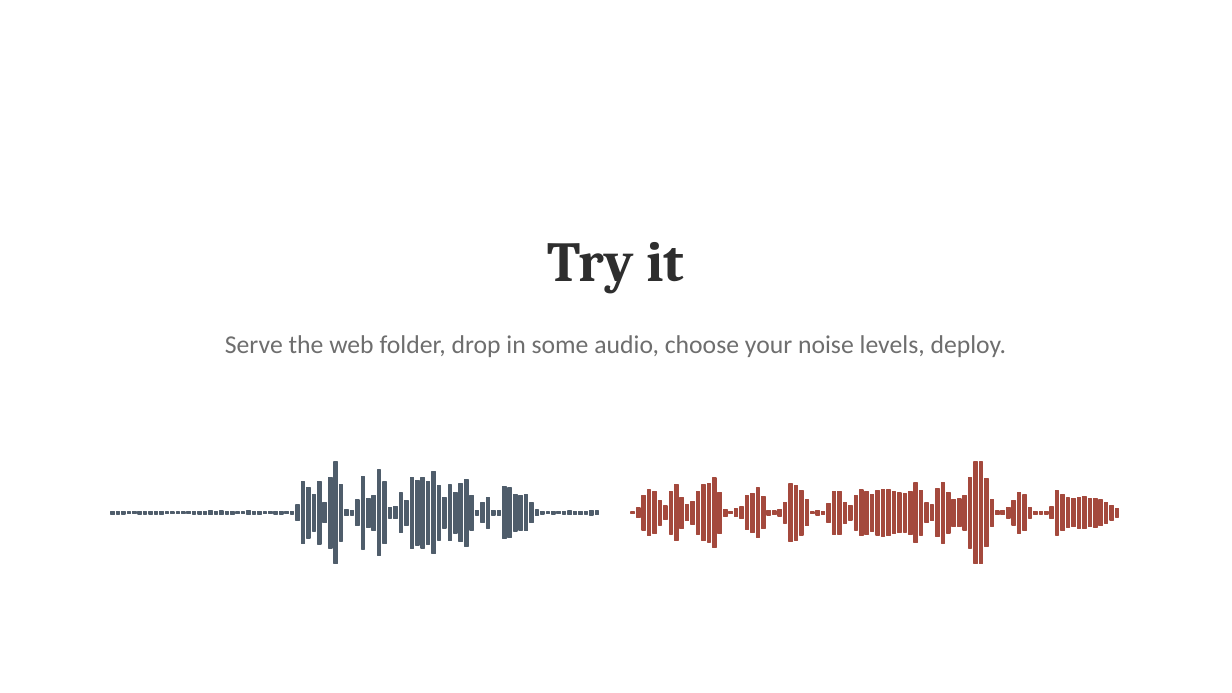
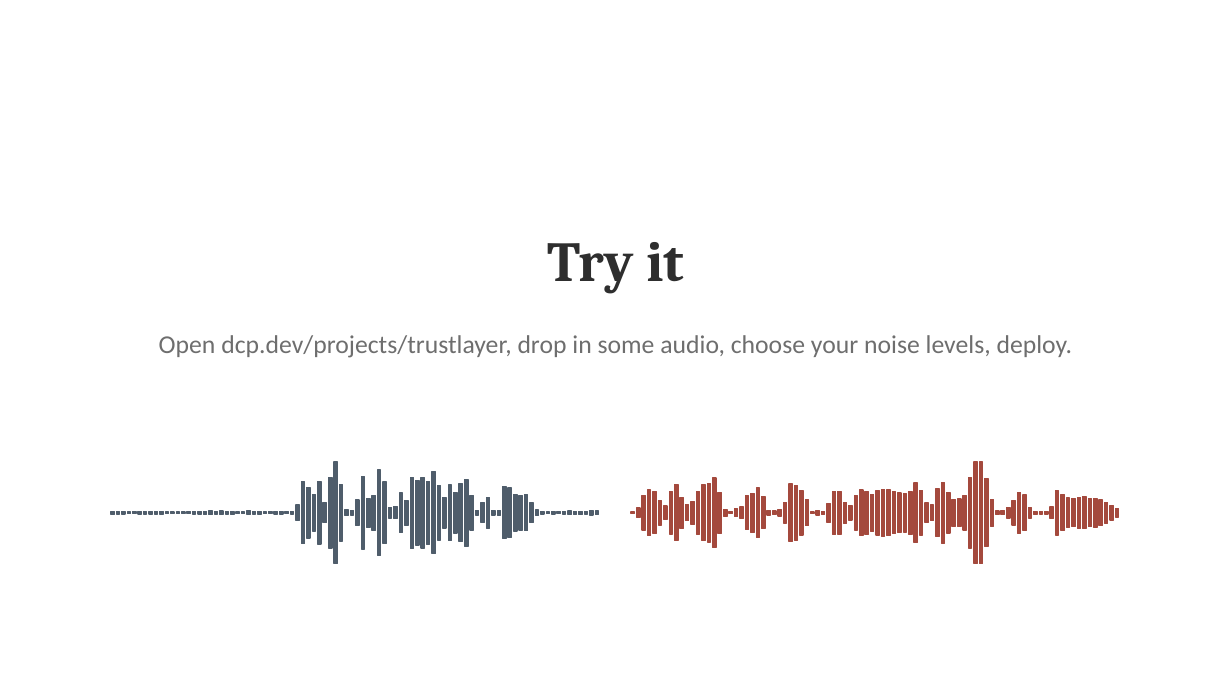
Before and after one commit to dan-distributive/trustlayer-dcp, a slide deck: slide 16 of deck/trustlayer-explainer.pptx. Drawn at 1232x693 pixels with LibreOffice and Linux fonts; fonts in the diff are those of the drawing; background and template pictures are left out. Boxes give left, top, right and bottom in pixels: in the first picture for what was removed or moved away, otherwise in the second. Text is boxed around its words. In the diff, an @@ line names an element or a change of style, - is before the commit and + after.

```diff
--- a/deck/trustlayer-explainer.pptx
+++ b/deck/trustlayer-explainer.pptx
@@ text at (x1=159, y1=335, x2=1073, y2=358): text changed @@
-Serve the web folder, drop in some audio, choose your noise levels, deploy.
+Open dcp.dev/projects/trustlayer, drop in some audio, choose your noise levels, deploy.
```
Also in this commit, not shown: 2 other slides changed, 11 other files.
